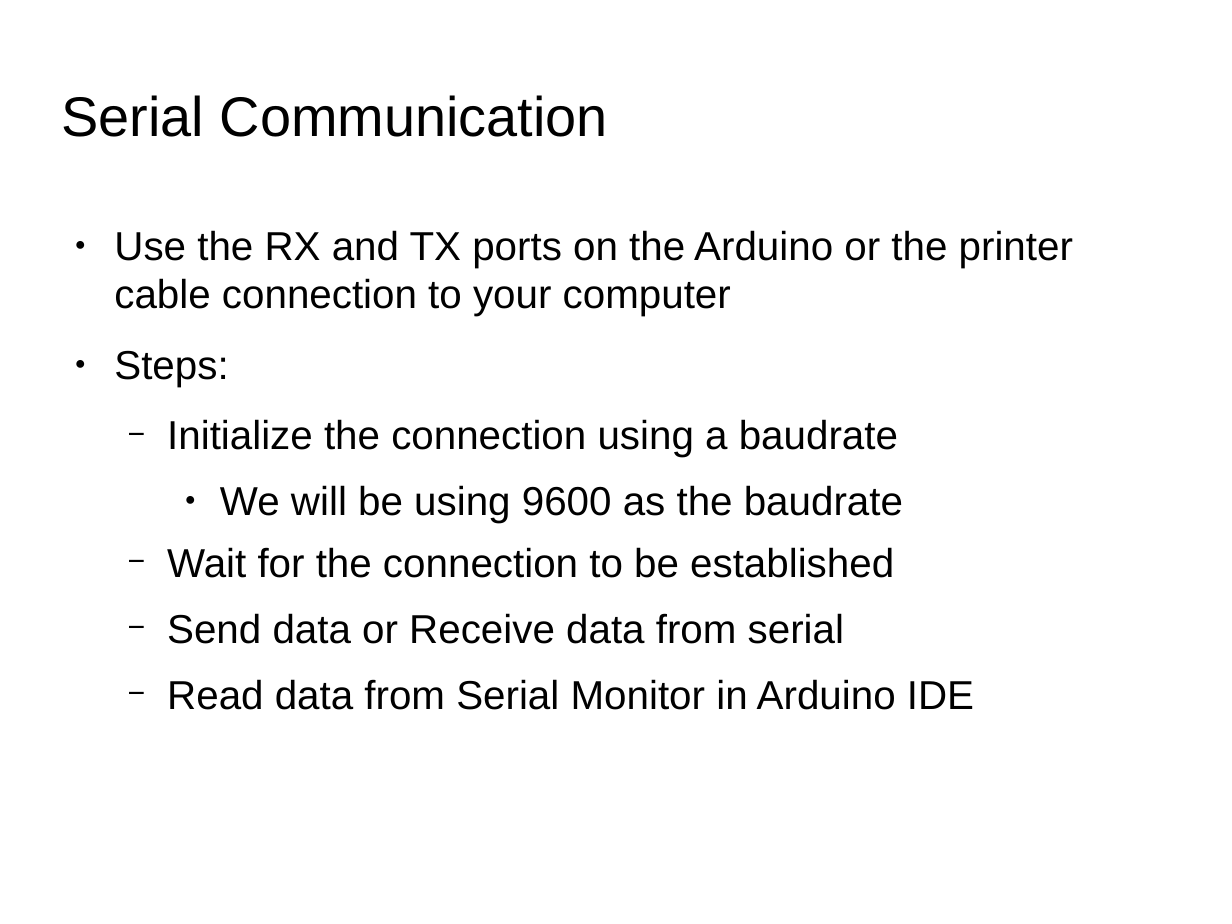
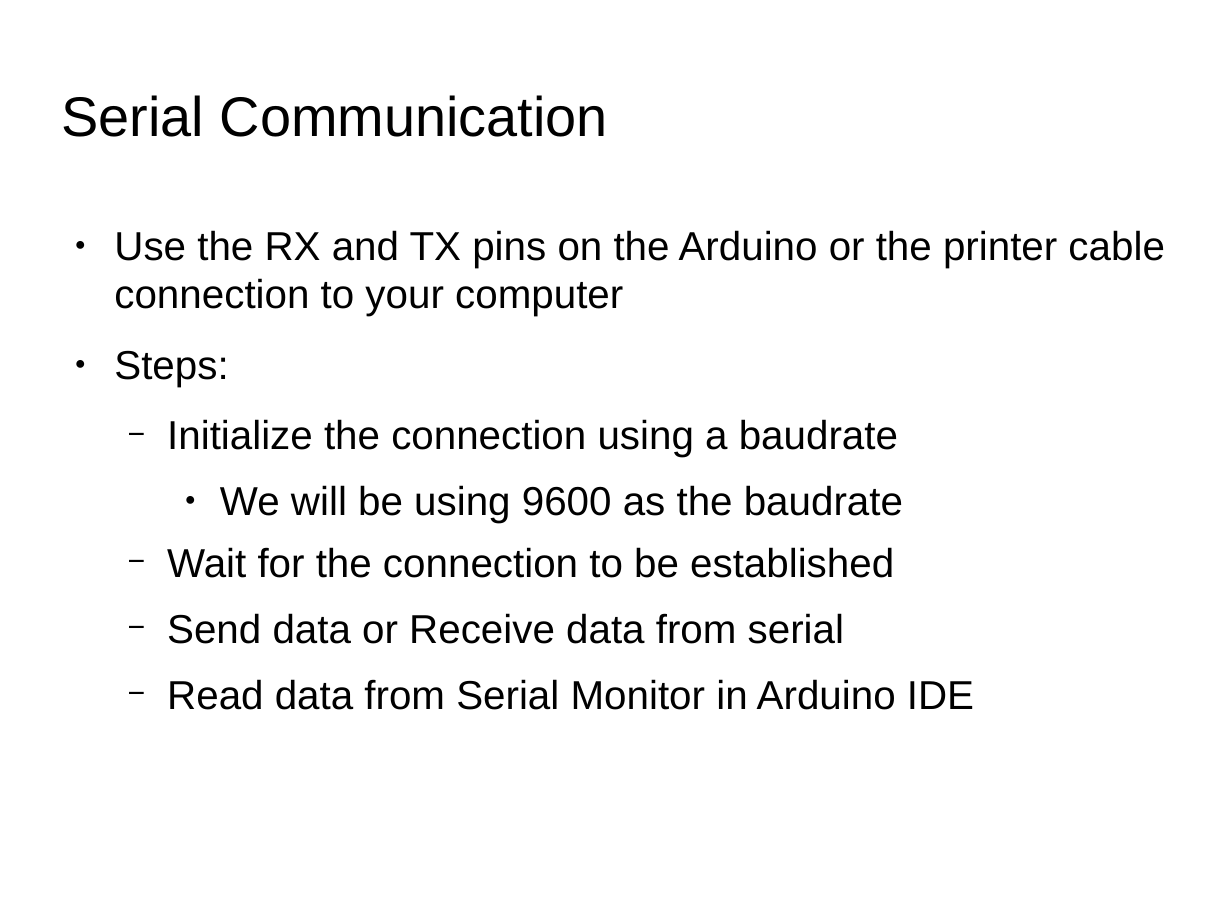
Before and after one commit to SIUE-ARC/Arduino-Workshop, a slide deck: slide 13 of Arduino-Workshop-eHacks.odp (slide 11 before the commit). Drawn at 1232x924 pixels with LibreOffice and Linux fonts; fonts in the diff are those of the drawing; background and template pictures are left out. Boxes give left, top, right and bottom in pixels: in the first picture for what was removed or moved away, otherwise in the second. Text is boxed around its words. In the diff, an @@ line names an element or a change of style, - is before the commit and + after.

```diff
--- a/Arduino-Workshop-eHacks.odp
+++ b/Arduino-Workshop-eHacks.odp
@@ text at (114, 230, 1165, 316): text changed @@
-● Use the RX and TX ports on the Arduino or the printer cable connection to your computer
+● Use the RX and TX pins on the Arduino or the printer cable connection to your computer
```
Also in this commit, not shown: 2 other slides changed, 2 slides added, 2 other files.
